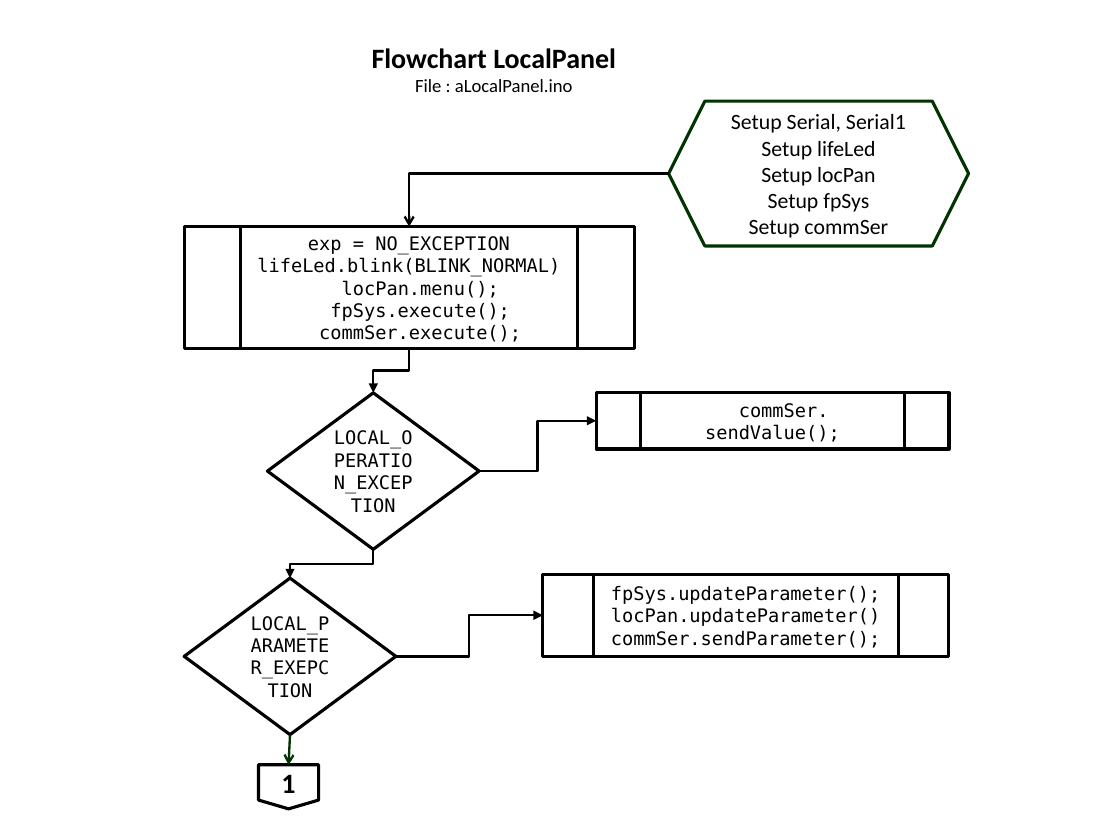
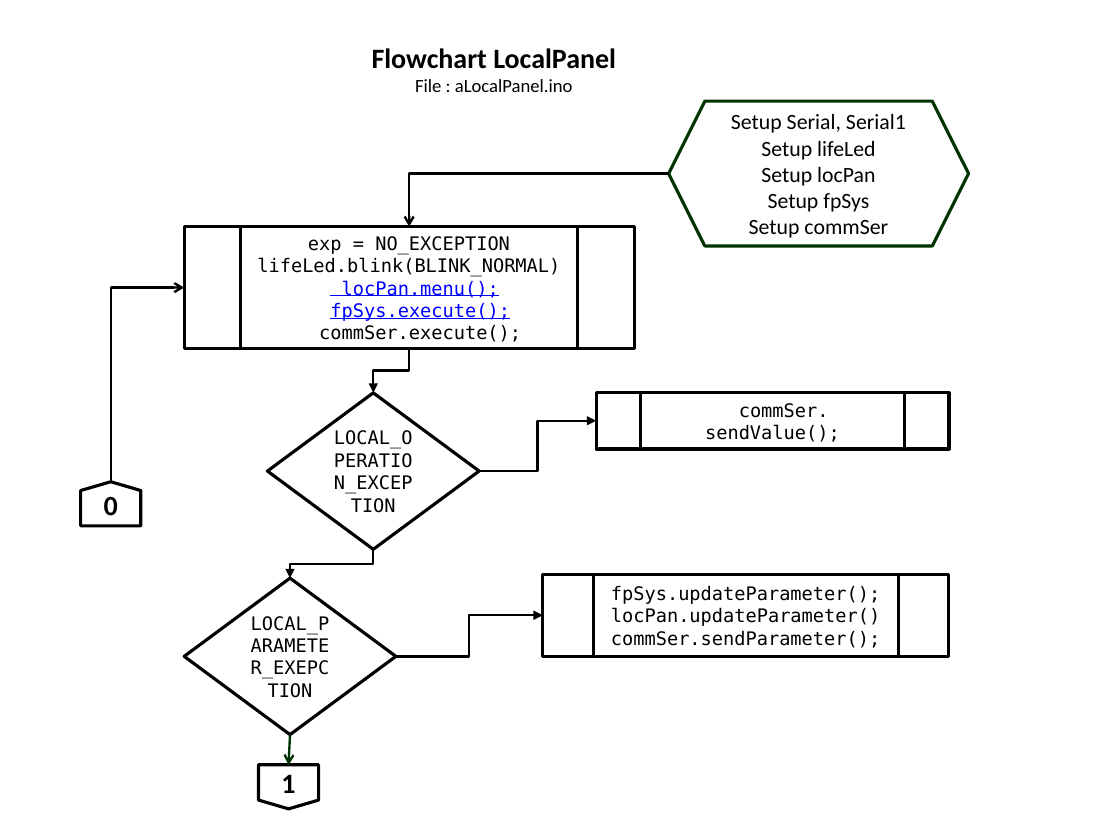
Before and after one commit to slametsampon/WFPS, a slide deck: slide 5 of resources/WFPS.pptx. Drawn at 1120x840 pixels with LibreOffice and Linux fonts; fonts in the diff are those of the drawing; background and template pictures are left out. Boxes give left, top, right and bottom in pixels: in the first picture for what was removed or moved away, otherwise in the second. Text is boxed around its words. In the diff, an @@ line names an element or a change of style, - is before the commit and + after.

Commit message:
update flowchart _locPan->menu()

```diff
--- a/resources/WFPS.pptx
+++ b/resources/WFPS.pptx
@@ elbow arrow added from (111, 482) to (184, 288), #000000 1.5 pt @@
@@ text in flow chart predefined process at (x1=330, y1=280, x2=510, y2=321): text colour #000000 to #0000FF, underline on in "locPan.menu();", "fpSys.execute();" @@
@@ flow chart offpage connector added at (x1=81, y1=482, x2=141, y2=525), outline #000000 2 pt, 18 pt, text #000000, bold @@
+0
```
Also in this commit, not shown: 1 other slide changed, 1 slide added, 1 other file.
